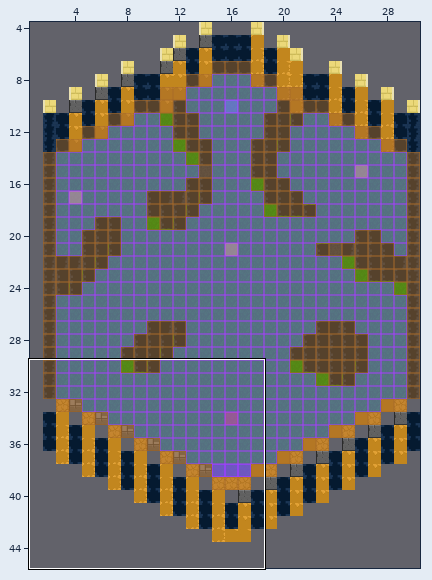
Tiled map, stored at GameName/Output/Assets/Maps/level 1.tmx. The picture above shows the old version from afar; the outline marks the close-up.
Close-up. Earlier state:
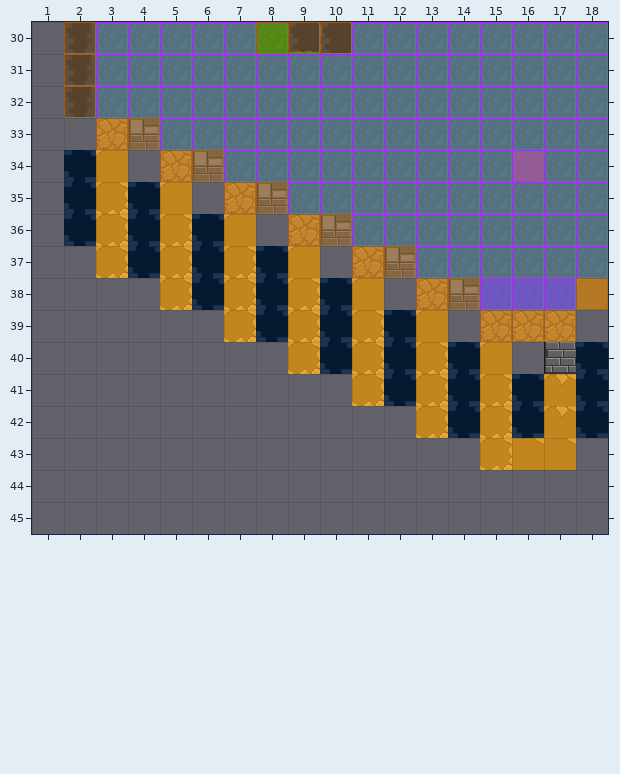
Cells are 32x32 px. Shown: x 1..18, y 30..45. The commit also changed other parts of the map, which this record leaves out. The commit also replaced the tileset; all pictures use the new one.
The result:
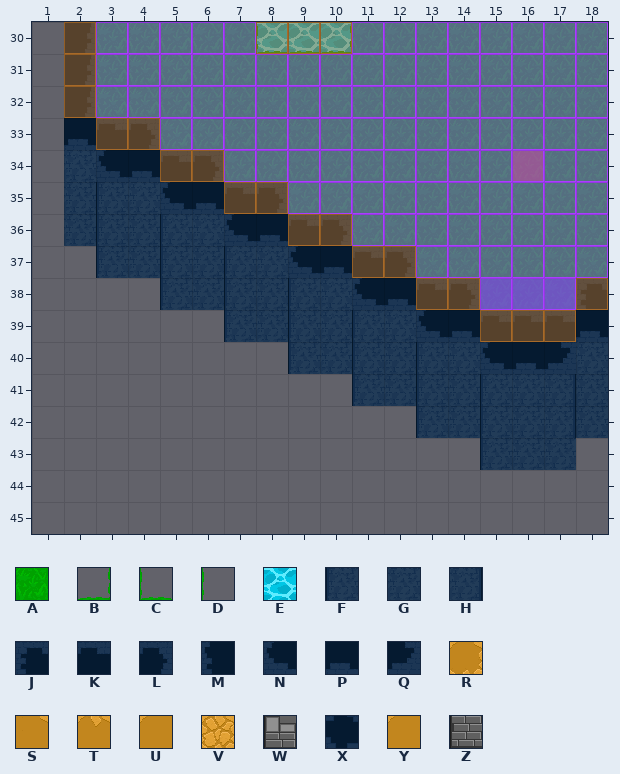
Key: from "tileset": A 17, B 20, C 22, D 39, E 67, F 80, G 81, H 82, J 83, K 84, L 85, M 99, N 115, P 116, Q 117, R 120, S 121, T 122, U 123, V 124, W 125, X 145, Y 171, Z 173.
_ is an empty cell, # one hidden under a higher layer.
The edit:
Layer "water":
y 30: x 8..10 #MM -> EEE
Layer "grass":
y 30: x 8 A -> C; x 10 D -> B
Layer "walls":
y 33: x 2..4 _VW -> PKL
y 34: x 2..6 XY_VW -> GNPKL
y 35: x 2..8 XRXY_VW -> GFGNPKL
y 36: x 2..10 XRXRXY_VW -> GFGFGNPKL
y 37: x 3..12 RXRXRXY_VW -> FGFGFGNPKL
y 38: x 5..14 RXRXRXY_VW -> FGFGFGNPKL; x 18 U -> J
y 39: x 7..18 RXRXRXY_VVV_ -> FGFGFGNPKKKP
y 40: x 9..18 RXRXRXY_ZX -> FGFGFGNPQG
y 41: x 11..18 RXRXRXTX -> FGFGFGHG
y 42: x 13..18 RXRXTX -> FGFGHG
y 43: x 15..17 RSS -> FGG
